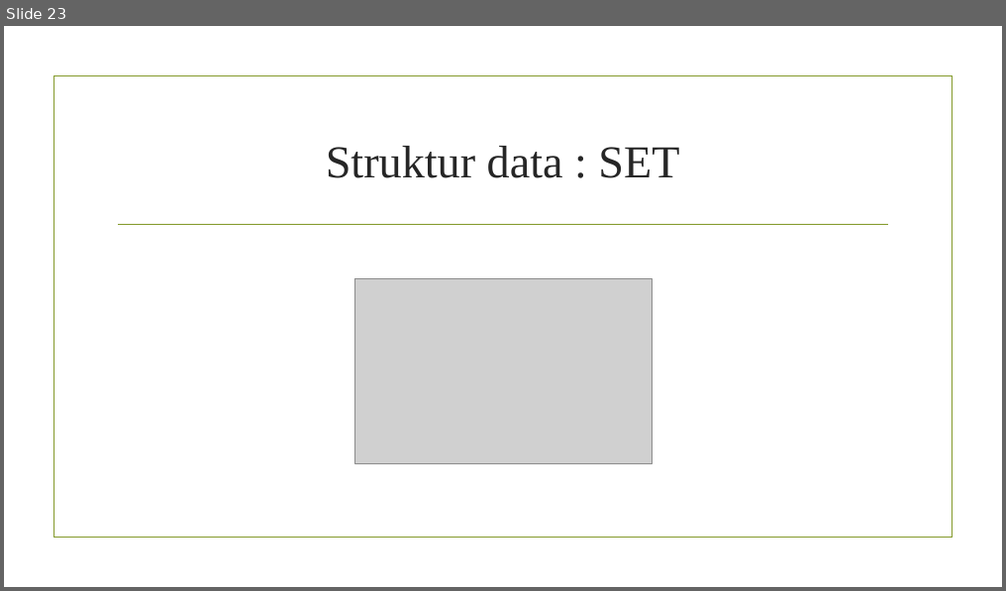
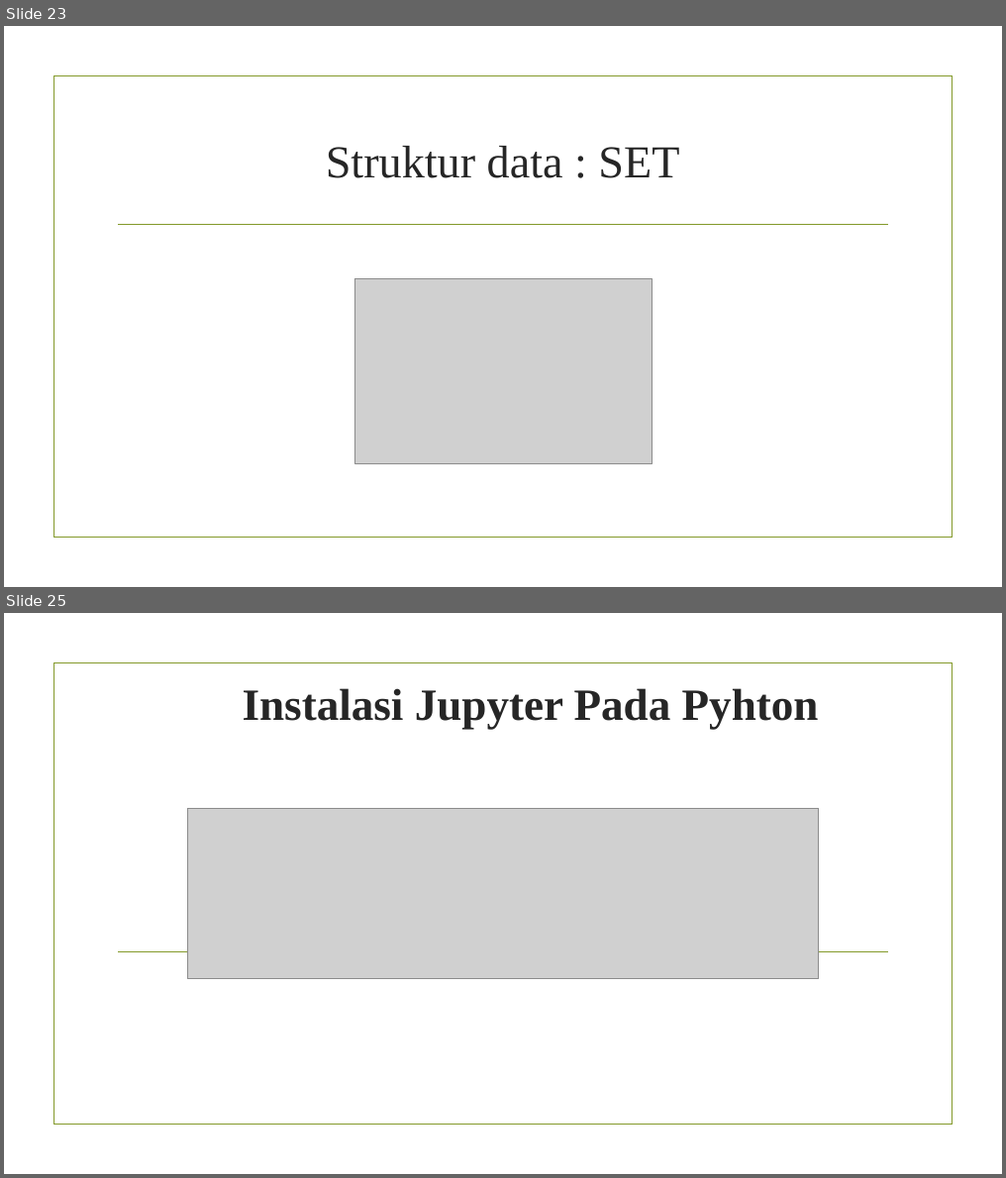
Before and after one commit to KevinAdityaS/Pengantar-Deep-Learning, a slide deck: Tugas 1/Tugas 1 Pengantar Python.pptx. Shown one above the other, each under a label of ours: slide 23 before the commit, slides 23 and 25 after it; the slides between them are not shown. The pictures are 1006x591 and 1006x1178 pixels, drawn with LibreOffice and Linux fonts; fonts in the diff are those of the drawing; grey boxes stand for pictures; background and template pictures are left out. Boxes give left, top, right and bottom in pixels: in the first picture for what was removed or moved away, otherwise in the second. Text is boxed around its words. In the diff, an @@ line names an element or a change of style, - is before the commit and + after.

Commit message:
Tambahan Slide tentang Jupyter dan Seaborn

```diff
--- a/Tugas 1/Tugas 1 Pengantar Python.pptx
+++ b/Tugas 1/Tugas 1 Pengantar Python.pptx
@@ slide 25 added at (4, 613, 1002, 1174), background picture (left out); not listed: 1 template element that a slide beside it also shows @@
@@ title added at (243, 688, 819, 729), 43 pt, text #262626, bold @@
+Instalasi Jupyter Pada Pyhton
@@ picture added at (187, 808, 819, 979) @@
@@ line added from (119, 953) to (888, 953), #83992A 1.25 pt @@
```
Also in this commit, not shown: 1 slide changed, 7 other slides added.
